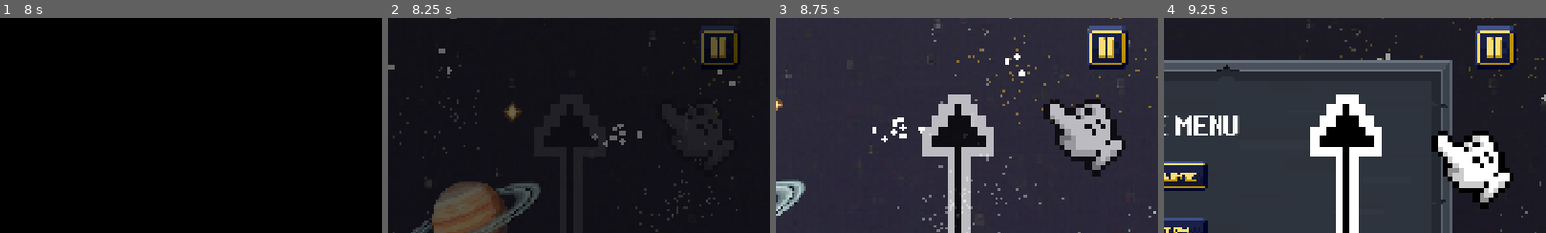
Above: before the commit, frames 1-4 (left to right).
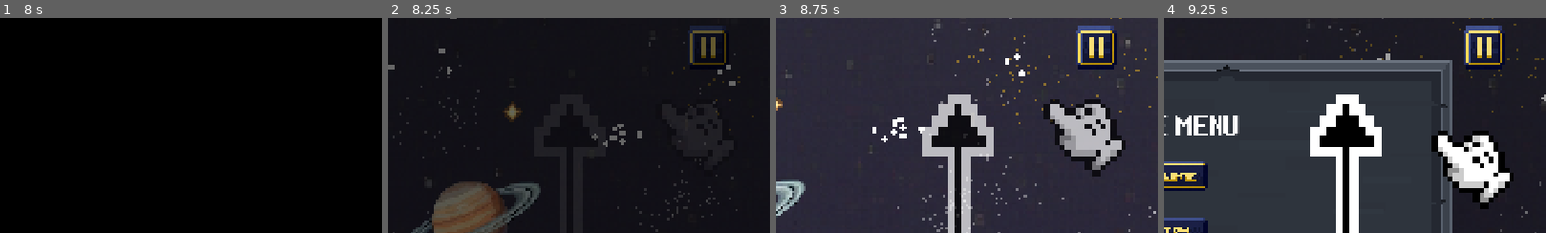
Above: after the commit, the same moments.

Repository: g3evorz/Gameseed-2026
Game: Godot game, scene res://Scenes/Homescreen.tscn
Two runs of this game, one before a commit and one after it. Both use one fixed random seed, a clock stepped at 60 frames per second and the inputs below. The engine's default icon, where the game draws it, is replaced by a stand-in: a white triangle on a blue panel in a dark square. Sound files missing from this copy of the repository are replaced by a short silence.
Inputs (mouse positions are % of the whole screen's width and height, from its top left; square brackets give the same spot before the commit, where the layout moved):
- Up to frame 1 (8 s): click (86, 50) at 0.5 s; click (86, 50) at 1.25 s; tap Enter (ui_accept) at 2, 2.27, 3.5, 5, 5.27, 5.75, 6.5 s; move the mouse to (72, 45) at 2.02 s; hold Up (ui_up) 2.03-2.75 s; click (72, 45) at 2.17 s; drag from (30, 55) to (45, 70) at 2.77 s; move the mouse to (60, 28) at 3.52 s; hold Down (ui_down) 3.53-4.25 s; drag from (45, 70) to (20, 35) at 4.27 s; move the mouse to (80, 65) at 5.02 s; hold Up (ui_up) 5.03-5.75 s; drag from (20, 35) to (35, 25) at 5.77 s; move the mouse to (55, 50) at 6.52 s; hold Up (ui_up) 6.53-7.25 s; click (55, 50) at 6.67 s; drag from (35, 25) to (30, 55) at 7.27 s
- Up to frame 2 (8.25 s): tap Enter (ui_accept) at 8 s; move the mouse to (72, 45) at 8.02 s; hold Down (ui_down) from 8.03 s (still down)
- Up to frame 3 (8.75 s): keep holding Down (ui_down); tap Enter (ui_accept) at 8.27 s
- Up to frame 4 (9.25 s): release Down (ui_down) at 8.75 s; click (92, 14) [99, 14] at 8.75 s
The pictures show only the part of the screen within x 50-100%, y 4-54%; the shares and areas given below are measured in that part.

Frame 1 is identical in both runs. In frame 2, 0.9% of the frame differs, in the area x 78-92%, y 3-24%; in frame 3, 1.6%, in the area x 78-93%, y 3-24%; in frame 4, 1.5%.

Commit message:
Power Up Indicator

Diff:
--- a/Scenes/Components/Musuh/kereta.tscn
+++ b/Scenes/Components/Musuh/kereta.tscn
@@ -6,6 +6,8 @@
 [ext_resource type="Texture2D" uid="uid://bwmqq7no154dx" path="res://Assets/Health-Bar/Health-Indicator-Bar2.png" id="4_cacri"]
 [ext_resource type="Texture2D" uid="uid://clxd8uuurlfc8" path="res://Assets/Health-Bar/Health-Indicator-Bar3.png" id="5_vk30c"]
 [ext_resource type="FontFile" uid="uid://bnumkmoiqqk13" path="res://Assets/determination.ttf" id="6_vk30c"]
+[ext_resource type="Texture2D" uid="uid://c6tntx5rylqfv" path="res://Assets/Power Up/Dual Laser.png" id="7_qqvdf"]
+[ext_resource type="Script" uid="uid://7j18np7s83nl" path="res://Script/indikator_powerups.gd" id="8_2of52"]
 
 [node name="Kereta" type="Node2D" unique_id=1640051749]
 script = ExtResource("1_l81m1")
@@ -49,3 +51,24 @@
 theme_override_fonts/font = ExtResource("6_vk30c")
 horizontal_alignment = 1
 vertical_alignment = 1
+
+[node name="MarginPowerUps" type="MarginContainer" parent="CanvasLayer" unique_id=1075498049]
+anchors_preset = 1
+anchor_left = 1.0
+anchor_right = 1.0
+offset_left = -432.0
+offset_right = -340.0
+offset_bottom = 62.0
+grow_horizontal = 0
+scale = Vector2(4.668221, 4.668221)
+theme_override_constants/margin_top = 10
+theme_override_constants/margin_right = 60
+theme_override_constants/margin_bottom = 0
+
+[node name="TextureRect" type="TextureRect" parent="CanvasLayer/MarginPowerUps" unique_id=551250946]
+layout_mode = 2
+texture = ExtResource("7_qqvdf")
+stretch_mode = 2
+script = ExtResource("8_2of52")
+
+[node name="TimerDurasi" type="Timer" parent="CanvasLayer/MarginPowerUps/TextureRect" unique_id=2016660752]
--- a/Scenes/Components/Weapon/Musuh/rocket.tscn
+++ b/Scenes/Components/Weapon/Musuh/rocket.tscn
@@ -1,7 +1,7 @@
 [gd_scene format=3 uid="uid://beu1amvuojaxt"]
 
-[ext_resource type="Texture2D" uid="uid://c7b1a0a2yu4by" path="res://icon.svg" id="1_7cxqh"]
 [ext_resource type="Script" uid="uid://bfs673vj815m8" path="res://Script/Weapon/Musuh/rocket.gd" id="1_v0csw"]
+[ext_resource type="Texture2D" uid="uid://b81mk2s6h07e7" path="res://Assets/Enemy Train/Weapon/Rocket/Warning.png" id="2_1ny4c"]
 [ext_resource type="Texture2D" uid="uid://ljc5g3sijjfi" path="res://Assets/Enemy Train/Weapon/Rocket/Rocket.png" id="3_1ny4c"]
 
 [sub_resource type="RectangleShape2D" id="RectangleShape2D_v0csw"]
@@ -13,8 +13,8 @@
 
 [node name="WarningSprite" type="Sprite2D" parent="." unique_id=1840057059]
 position = Vector2(-200, 0)
-scale = Vector2(0.3, 0.3)
-texture = ExtResource("1_7cxqh")
+scale = Vector2(1.0081277, 1.0081277)
+texture = ExtResource("2_1ny4c")
 
 [node name="RocketSprite" type="Sprite2D" parent="." unique_id=2034819980]
 scale = Vector2(2.3291438, 2.280131)
--- a/Scenes/main.tscn
+++ b/Scenes/main.tscn
@@ -438,17 +438,20 @@
 anchors_preset = 1
 anchor_left = 1.0
 anchor_right = 1.0
-offset_left = -279.0
-offset_right = -28.429688
+offset_left = -413.0
+offset_right = -162.42969
 offset_bottom = 145.0
 grow_horizontal = 0
 scale = Vector2(1.636039, 1.636039)
-theme_override_constants/margin_left = 60
 theme_override_constants/margin_top = 40
-theme_override_constants/margin_right = 0
+theme_override_constants/margin_right = 60
 theme_override_constants/margin_bottom = 0
 
-[node name="PauseButton" type="TextureButton" parent="CanvasLayer/MarginContainer" unique_id=820578102]
+[node name="HBoxContainer" type="HBoxContainer" parent="CanvasLayer/MarginContainer" unique_id=1128533476]
+layout_mode = 2
+alignment = 2
+
+[node name="PauseButton" type="TextureButton" parent="CanvasLayer/MarginContainer/HBoxContainer" unique_id=820578102]
 layout_mode = 2
 texture_normal = ExtResource("20_pdsj5")
 
@@ -512,7 +515,7 @@
 [connection signal="pressed" from="CanvasLayer/PauseMenu/VBoxContainer/Exit" to="." method="_on_btn_quit_pressed"]
 [connection signal="pressed" from="CanvasLayer/GameOver/HBoxContainer/Retry" to="." method="_on_btn_restart_pressed"]
 [connection signal="pressed" from="CanvasLayer/GameOver/HBoxContainer/Exit" to="." method="_on_btn_quit_pressed"]
-[connection signal="pressed" from="CanvasLayer/MarginContainer/PauseButton" to="." method="_on_pause_button_pressed"]
+[connection signal="pressed" from="CanvasLayer/MarginContainer/HBoxContainer/PauseButton" to="." method="_on_pause_button_pressed"]
 [connection signal="konfirmasi_ya" from="CanvasLayer/ConfirmationPanel" to="." method="_on_confirmation_panel_konfirmasi_ya"]
 
 [editable path="Kereta"]
--- a/Script/Kereta/kereta.gd
+++ b/Script/Kereta/kereta.gd
@@ -6,6 +6,11 @@
 
 @onready var health_bar = $CanvasLayer/MarginContainer/HealthBar
 @onready var label_hp_angka = $CanvasLayer/MarginContainer/HealthBar/Label # Sesuaikan path ini!
+@onready var indikator_power_up = $CanvasLayer/MarginPowerUps/IndikatorPowerUp
+
+var ghost_icon = preload("res://Assets/Power Up/Ghost Mode.png")
+var gerbong_icon = preload("res://Assets/Power Up/Heal.png")
+var laser_icon = preload("res://Assets/Power Up/Dual Laser.png")
 
 @export var JARAK_PIKSEL_ANTAR_GERBONG = 200.0
 @export var KEKAKUAN_DASAR = 15.0
@@ -145,6 +150,9 @@
 	timer_invincible = durasi
 	print("Mode Hantu Aktif selama ", durasi, " detik! Pindah ke Layer 4")
 
+	if indikator_power_up:
+		indikator_power_up.aktifkan_ikon(durasi, ghost_icon)
+
 	# 1. Atur Kepala Kereta
 	if is_instance_valid(kepala_kereta):
 		sprite_kepala.modulate.a = 0.5
--- a/Script/PowerUps/GhostMode.gd
+++ b/Script/PowerUps/GhostMode.gd
@@ -1,11 +1,13 @@
 extends Area2D
 
 @export var durasi_aktif: float = 7.0 # Aktif selama 7 detik
+var ghost_icon = preload("res://Assets/Power Up/Ghost Mode.png")
 
 func _on_body_entered(body):
 	# Mengecek apakah yang menyentuh item ini adalah Kepala atau Gerbong
 	if body.name == "Kepala" or "Gerbong" in body.name or body.is_in_group("Player"):
 		AudioManager.putar_sfx(AudioManager.sfx_power_up_pick)
+		GameManager.power_up_diaktifkan.emit(durasi_aktif, ghost_icon)
 		# Panggil fungsi mode hantu di manajer kereta
 		get_tree().call_group("Kereta", "ghost_mode", durasi_aktif)
 
--- a/Script/PowerUps/LaserPowerUps.gd
+++ b/Script/PowerUps/LaserPowerUps.gd
@@ -1,12 +1,13 @@
 extends Area2D
 
 @export var durasi_aktif: float = 10.0 # Waktu double laser aktif
+var laser_icon = preload("res://Assets/Power Up/Dual Laser.png")
 
 func _on_body_entered(body):
 	# Mengecek apakah nama body adalah "Kepala" atau mengandung kata "Gerbong"
 	if body.name == "Kepala" or "Gerbong" in body.name or body.is_in_group("Player"):
 		AudioManager.putar_sfx(AudioManager.sfx_power_up_pick)
-
+		GameManager.power_up_diaktifkan.emit(durasi_aktif, laser_icon)
 		# Panggil fungsi aktifkan_power_up_laser() ke SEMUA turret
 		get_tree().call_group("TurretGroup", "aktifkan_power_up_laser", durasi_aktif)
 
--- a/Script/autoload/GameManager.gd
+++ b/Script/autoload/GameManager.gd
@@ -31,6 +31,7 @@
 signal game_resumed
 signal game_over_triggered
 signal difficulty_increased(new_config: DifficultyConfig)
+signal power_up_diaktifkan(durasi: float, tekstur_ikon: Texture2D)
 
 func _ready():
 	current_world_speed = BASE_SPEED
--- /dev/null
+++ b/Script/indikator_powerups.gd
@@ -0,0 +1,45 @@
+extends TextureRect
+
+@onready var timer_durasi = $TimerDurasi
+
+# Waktu (dalam detik) kapan ikon mulai berkedip sebelum habis
+@export var waktu_mulai_kedip: float = 3.0
+
+func _ready():
+	hide()
+	timer_durasi.timeout.connect(_on_timer_durasi_timeout)
+
+	# [BARU] Hubungkan signal dari GameManager langsung ke fungsi aktifkan_ikon di skrip ini
+	GameManager.power_up_diaktifkan.connect(aktifkan_ikon)
+
+func _process(delta):
+	# Hanya jalankan efek jika timer sedang berjalan
+	if not timer_durasi.is_stopped():
+		var sisa_waktu = timer_durasi.time_left
+
+		# Jika waktu tersisa kurang dari batas kedip (misal 3 detik terakhir)
+		if sisa_waktu <= waktu_mulai_kedip:
+			# --- LOGIKA KEDIP ARKADE ---
+			# Menggunakan sisa_waktu untuk menentukan apakah ikon harus tampil atau sembunyi.
+			# Semakin kecil angkanya (misal * 10 atau * 15), kedipannya makin cepat.
+			var kecepatan_kedip = 10
+			if int(sisa_waktu * kecepatan_kedip) % 2 == 0:
+				modulate.a = 1.0 # Muncul pekat
+			else:
+				modulate.a = 0.0 # Transparan / Hilang
+		else:
+			# Jika waktu masih banyak, ikon tampil solid 100%
+			modulate.a = 1.0
+
+# Fungsi untuk dipanggil saat pemain mengambil Power Up
+func aktifkan_ikon(durasi: float, tekstur_ikon: Texture2D):
+	texture = tekstur_ikon
+	timer_durasi.wait_time = durasi
+	timer_durasi.start()
+
+	modulate.a = 1.0
+	show()
+
+func _on_timer_durasi_timeout():
+	# Sembunyikan ikon saat durasi habis
+	hide()
Binary file added: Assets/Enemy Train/Weapon/Rocket/Warning.png
Not shown, added: Assets/Enemy Train/Weapon/Rocket/Warning.png.import
Not shown, added: Script/indikator_powerups.gd.uid
